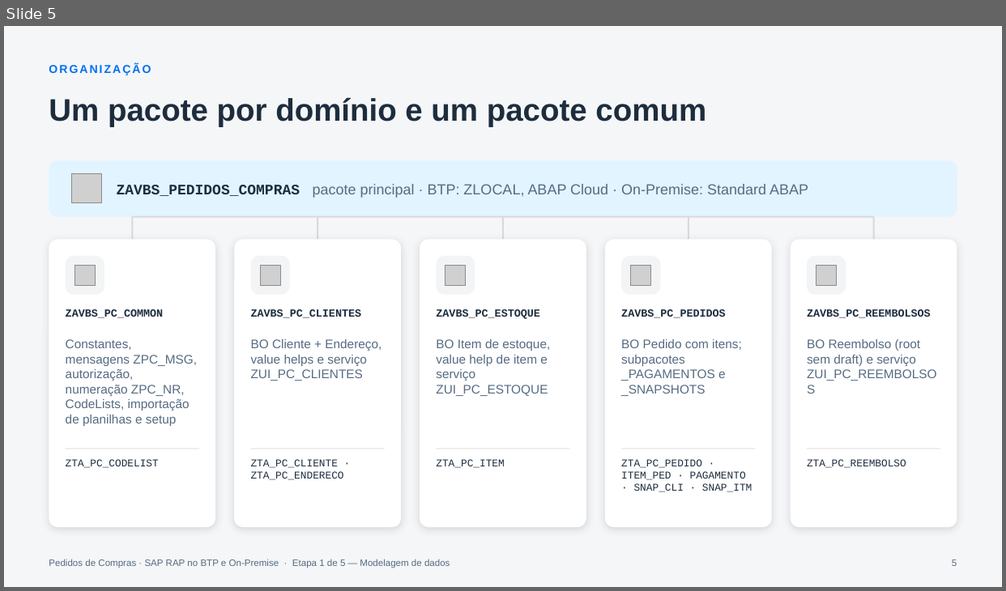
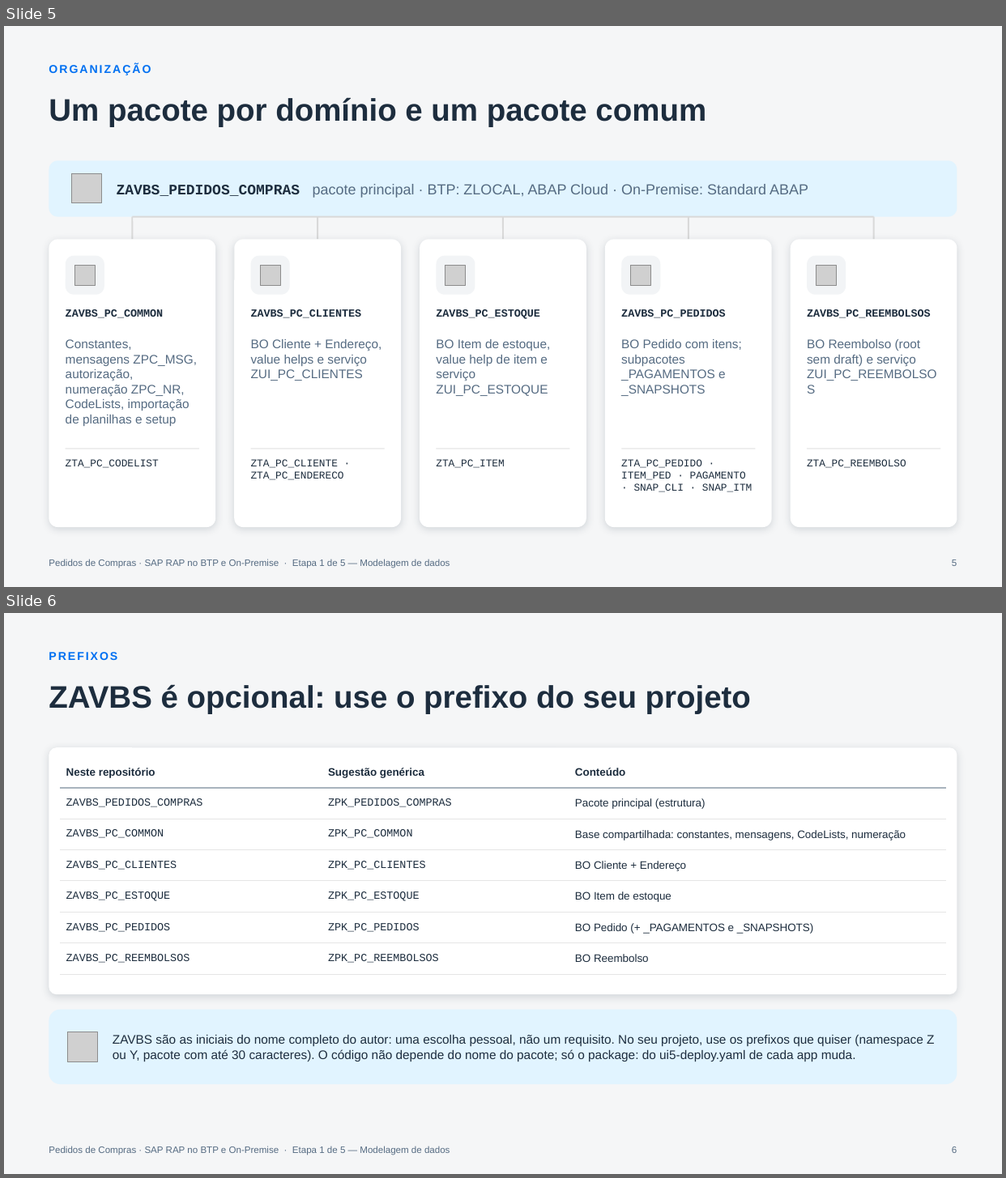
Before and after one commit to AdrianoBispo/sap-abap-rap-pedidos-de-compras-app, a slide deck: docs/apresentacoes/01-modelagem-de-dados.pptx. Shown one above the other, each under a label of ours: slide 5 before the commit, slides 5 and 6 after it. The pictures are 1006x591 and 1006x1178 pixels, drawn with LibreOffice and Linux fonts; fonts in the diff are those of the drawing; grey boxes stand for pictures. Boxes give left, top, right and bottom in pixels: in the first picture for what was removed or moved away, otherwise in the second. Text is boxed around its words. In the diff, an @@ line names an element or a change of style, - is before the commit and + after.

```diff
--- a/docs/apresentacoes/01-modelagem-de-dados.pptx
+++ b/docs/apresentacoes/01-modelagem-de-dados.pptx
@@ slide 6 added at [4,613,1002,1174], background #F5F6F7; not listed: 1 template element that a slide beside it also shows @@
@@ text added at [49,652,117,660], 11 pt, text #0070F2, bold @@
+PREFIXOS
@@ title added at [49,684,751,713], 30 pt, text #1D2D3E, bold @@
+ZAVBS é opcional: use o prefixo do seu projeto
@@ rounded rectangle added at [49,747,957,995], fill #FFFFFF @@
@@ table added at [60,756,946,966], 7 rows, 3 columns @@
+Neste repositório | Sugestão genérica | Conteúdo
+ZAVBS_PEDIDOS_COMPRAS | ZPK_PEDIDOS_COMPRAS | Pacote principal (estrutura)
+ZAVBS_PC_COMMON | ZPK_PC_COMMON | Base compartilhada: constantes, mensagens, CodeLists, numeração
+ZAVBS_PC_CLIENTES | ZPK_PC_CLIENTES | BO Cliente + Endereço
+ZAVBS_PC_ESTOQUE | ZPK_PC_ESTOQUE | BO Item de estoque
+ZAVBS_PC_PEDIDOS | ZPK_PC_PEDIDOS | BO Pedido (+ _PAGAMENTOS e _SNAPSHOTS)
+ZAVBS_PC_REEMBOLSOS | ZPK_PC_REEMBOLSOS | BO Reembolso
@@ rounded rectangle added at [49,1010,957,1084], fill #E1F4FF @@
@@ picture added at [68,1033,98,1063] @@
@@ text added at [113,1035,934,1062], 12 pt, text #1D2D3E @@
+ZAVBS são as iniciais do nome completo do autor: uma escolha pessoal, não um requisito. No seu projeto, use os prefixos que quiser (namespace Z ou Y, pacote com até 30 caracteres). O código não depende do nome do pacote; só o package: do ui5-deploy.yaml de cada app muda.
@@ page number added at [952,1147,957,1153], 9 pt, text #556B82 @@
+6
```
Also in this commit, not shown: 3 other files.
